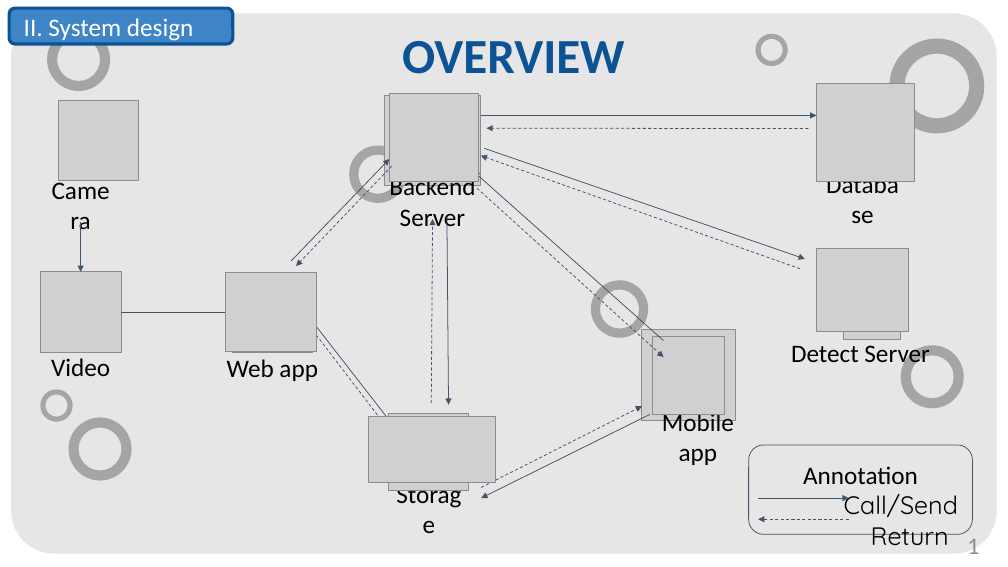
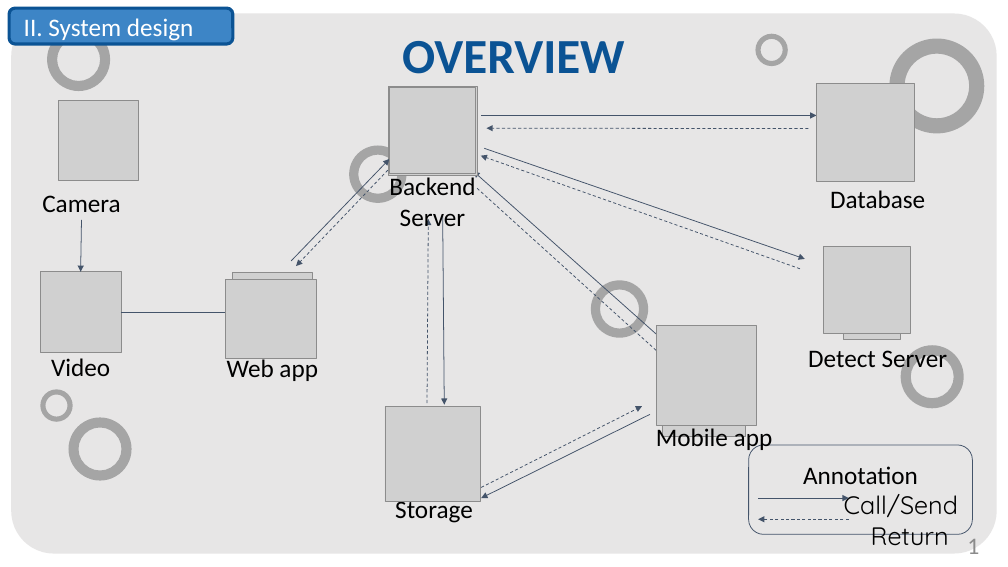
Before and after one commit to luannmdev/CapstoneDocument, a slide deck: slide 1 of Users/LuanNM/document/Core Flow.pptx. Drawn at 1008x567 pixels with LibreOffice and Linux fonts; fonts in the diff are those of the drawing; grey boxes stand for pictures. Boxes give left, top, right and bottom in pixels: in the first picture for what was removed or moved away, otherwise in the second. Text is boxed around its words. In the diff, an @@ line names an element or a change of style, - is before the commit and + after.

```diff
--- a/Users/LuanNM/document/Core Flow.pptx
+++ b/Users/LuanNM/document/Core Flow.pptx
@@ picture moved from (x1=390, y1=93, x2=479, y2=181) to (x1=389, y1=87, x2=477, y2=175) @@
@@ picture resized from (x1=384, y1=95, x2=481, y2=185) to (x1=389, y1=87, x2=476, y2=173) @@
@@ text "Camera" rewrapped from (x1=39, y1=186, x2=123, y2=222) to (x1=42, y1=195, x2=121, y2=212) @@
@@ text "Database" rewrapped from (x1=812, y1=180, x2=913, y2=216) to (x1=830, y1=190, x2=925, y2=208) @@
@@ arrow moved from (431, 403) - (433, 219) to (427, 403) - (429, 219) @@
@@ arrow moved from (447, 216) - (448, 405) to (443, 216) - (445, 405) @@
@@ picture resized from (x1=817, y1=249, x2=909, y2=332) to (x1=823, y1=247, x2=910, y2=333) @@
@@ picture moved from (x1=225, y1=273, x2=316, y2=352) to (x1=225, y1=280, x2=316, y2=358) @@
@@ arrow removed from (394, 436) to (306, 321) @@
@@ arrow removed from (312, 321) to (395, 427) @@
@@ picture resized from (x1=641, y1=329, x2=736, y2=420) to (x1=657, y1=326, x2=757, y2=426) @@
@@ picture resized from (x1=653, y1=336, x2=725, y2=414) to (x1=662, y1=345, x2=746, y2=437) @@
@@ text "Detect Server" moved from (x1=791, y1=345, x2=930, y2=369) to (x1=808, y1=347, x2=948, y2=374) @@
@@ picture removed at (x1=368, y1=416, x2=496, y2=482) @@
@@ picture resized from (x1=389, y1=414, x2=469, y2=491) to (x1=385, y1=407, x2=480, y2=502) @@
@@ text "Mobile app" rewrapped from (x1=662, y1=410, x2=734, y2=465) to (x1=656, y1=425, x2=773, y2=452) @@
@@ text "Storage" rewrapped from (x1=383, y1=491, x2=475, y2=526) to (x1=395, y1=501, x2=473, y2=523) @@
```
Also in this commit, not shown: 1 other slide changed, 1 slide added, 1 slide removed.
